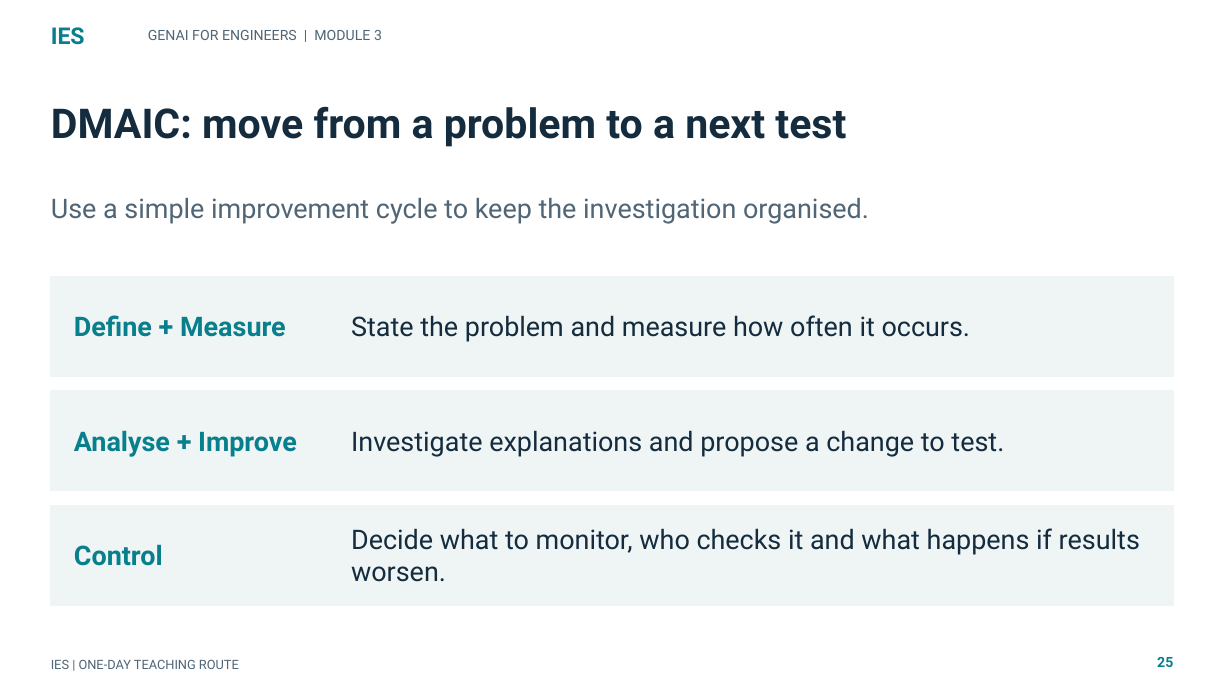
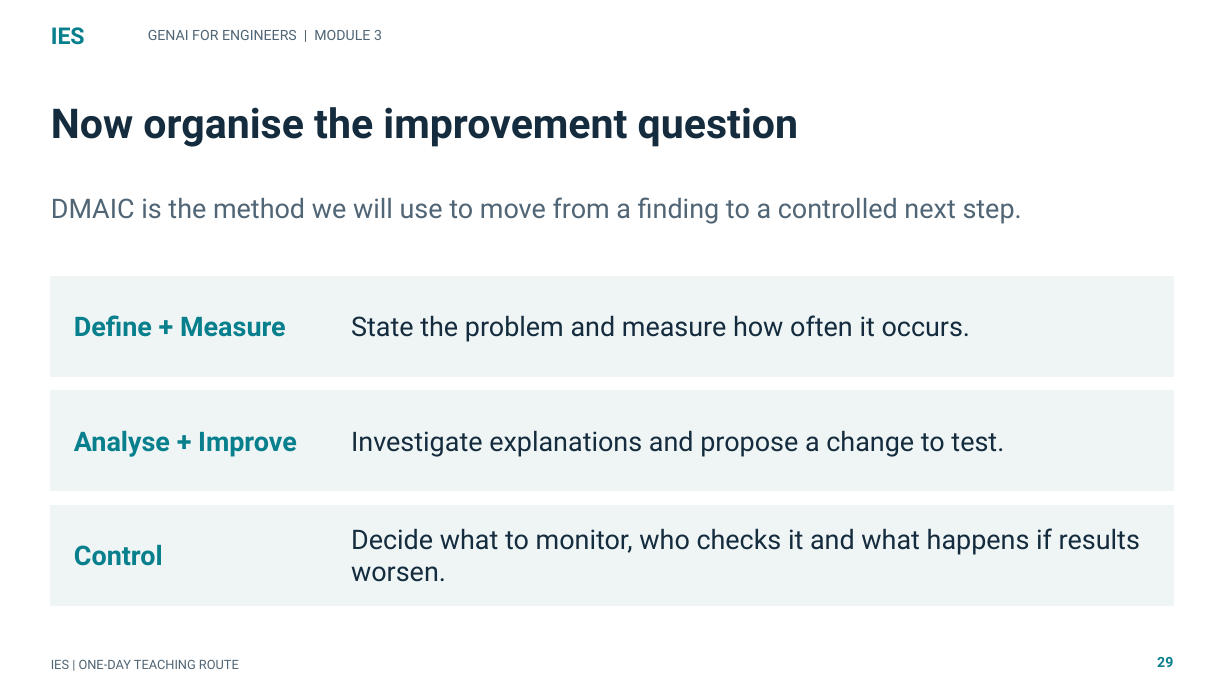
Before and after one commit to tertiarycourses/IES-GenAI-for-Engineers, a slide deck: slide 29 of courseware/Slides/IES-GenAI-for-Engineers.pptx (slide 25 before the commit). Drawn at 1232x693 pixels with LibreOffice and Linux fonts; fonts in the diff are those of the drawing. Boxes give left, top, right and bottom in pixels: in the first picture for what was removed or moved away, otherwise in the second. Text is boxed around its words. In the diff, an @@ line names an element or a change of style, - is before the commit and + after.

Commit message:
Clarify SPC FMEA DMAIC teaching flow

```diff
--- a/courseware/Slides/IES-GenAI-for-Engineers.pptx
+++ b/courseware/Slides/IES-GenAI-for-Engineers.pptx
@@ text at (x1=51, y1=107, x2=798, y2=147): text changed @@
-DMAIC: move from a problem to a next test
+Now organise the improvement question
@@ text at (x1=51, y1=197, x2=1022, y2=224): text changed @@
-Use a simple improvement cycle to keep the investigation organised.
+DMAIC is the method we will use to move from a finding to a controlled next step.
@@ text at (x1=1157, y1=657, x2=1173, y2=667): text changed @@
-25
+29
```
Also in this commit, not shown: 145 other slides changed, 6 slides added, 5 other files.
